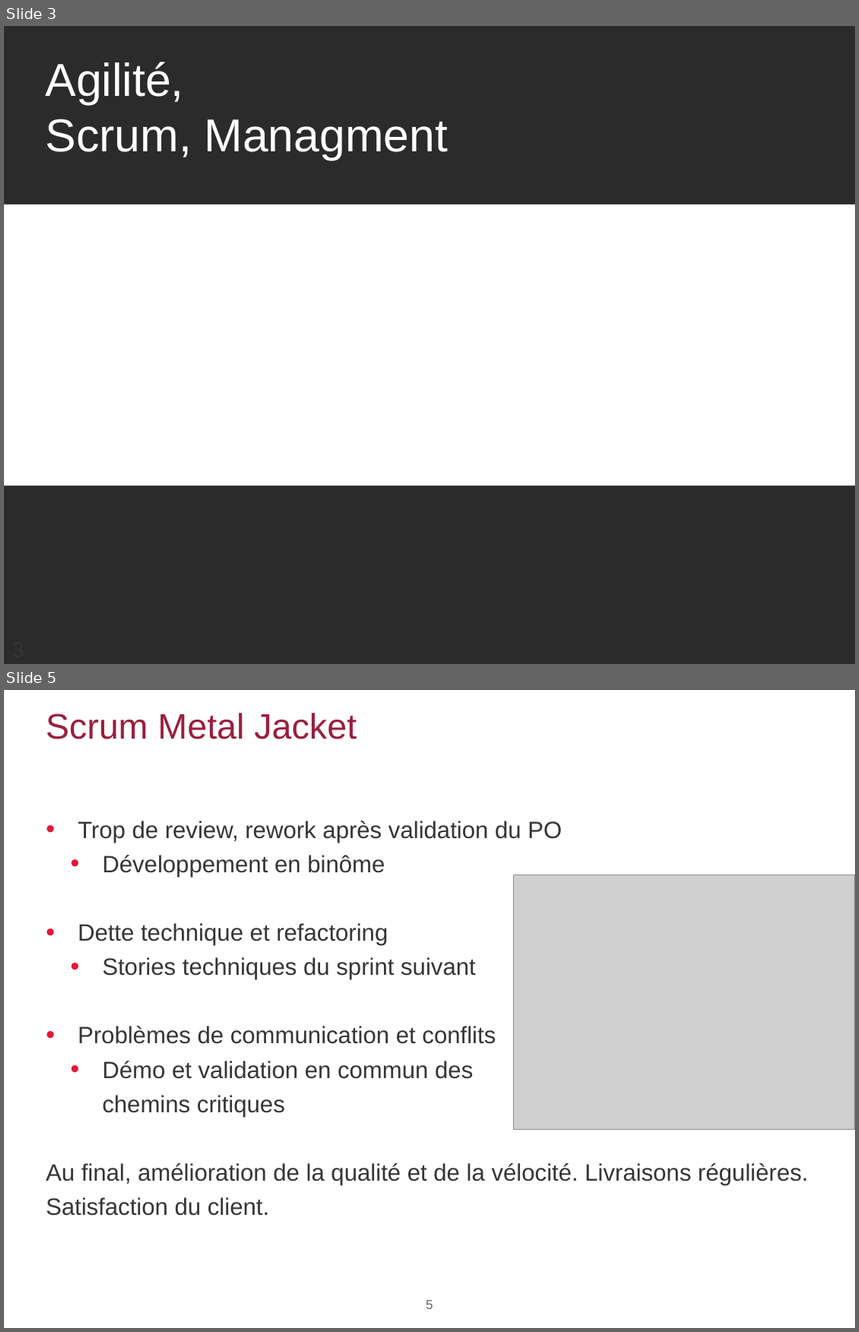
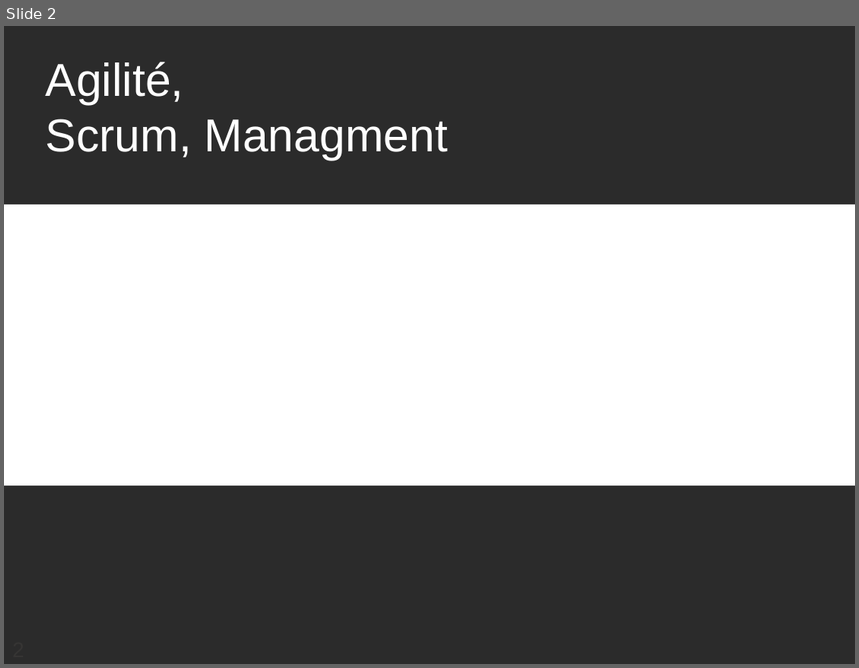
Before and after one commit to bennekrouf/prezangular, a slide deck: image/MixIT - Agilité.pptx. Shown one above the other, each under a label of ours: slides 3 and 5 before the commit, slide 2 after it; the slides between them are not shown. The pictures are 859x1332 and 859x668 pixels, drawn with LibreOffice and Linux fonts; fonts in the diff are those of the drawing; grey boxes stand for pictures; background and template pictures are left out; a plain dark background stands for a picture behind light text. Boxes give left, top, right and bottom in pixels: in the first picture for what was removed or moved away, otherwise in the second. Text is boxed around its words. In the diff, an @@ line names an element or a change of style, - is before the commit and + after.

```diff
--- a/image/MixIT - Agilité.pptx
+++ b/image/MixIT - Agilité.pptx
@@ slide 5 removed at [4, 690, 855, 1328], background #FFFFFF @@
@@ title removed at [46, 713, 357, 739] @@
-Scrum Metal Jacket
@@ text removed at [46, 821, 808, 1216] @@
-• Trop de review, rework après validation du PO
-  • Développement en binôme
-• Dette technique et refactoring
-  • Stories techniques du sprint suivant
-• Problèmes de communication et conflits
-  • Démo et validation en commun des
-  chemins critiques
-Au final, amélioration de la qualité et de la vélocité. Livraisons régulières.
-Satisfaction du client.
@@ picture removed at [514, 875, 855, 1130] @@
@@ page number removed at [426, 1300, 433, 1309] @@
-5
@@ what was slide 3 is now slide 2 @@
```
Also in this commit, not shown: 4 other slides removed, 1 other file.
